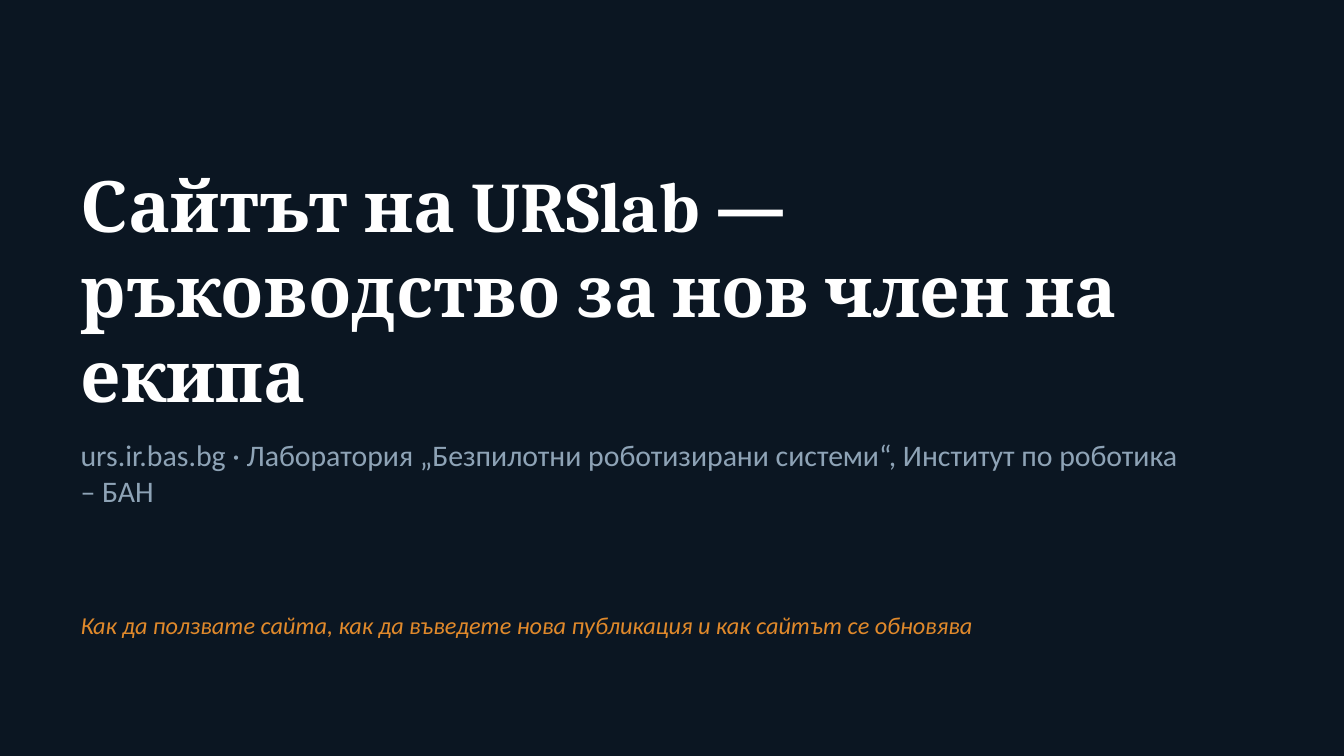
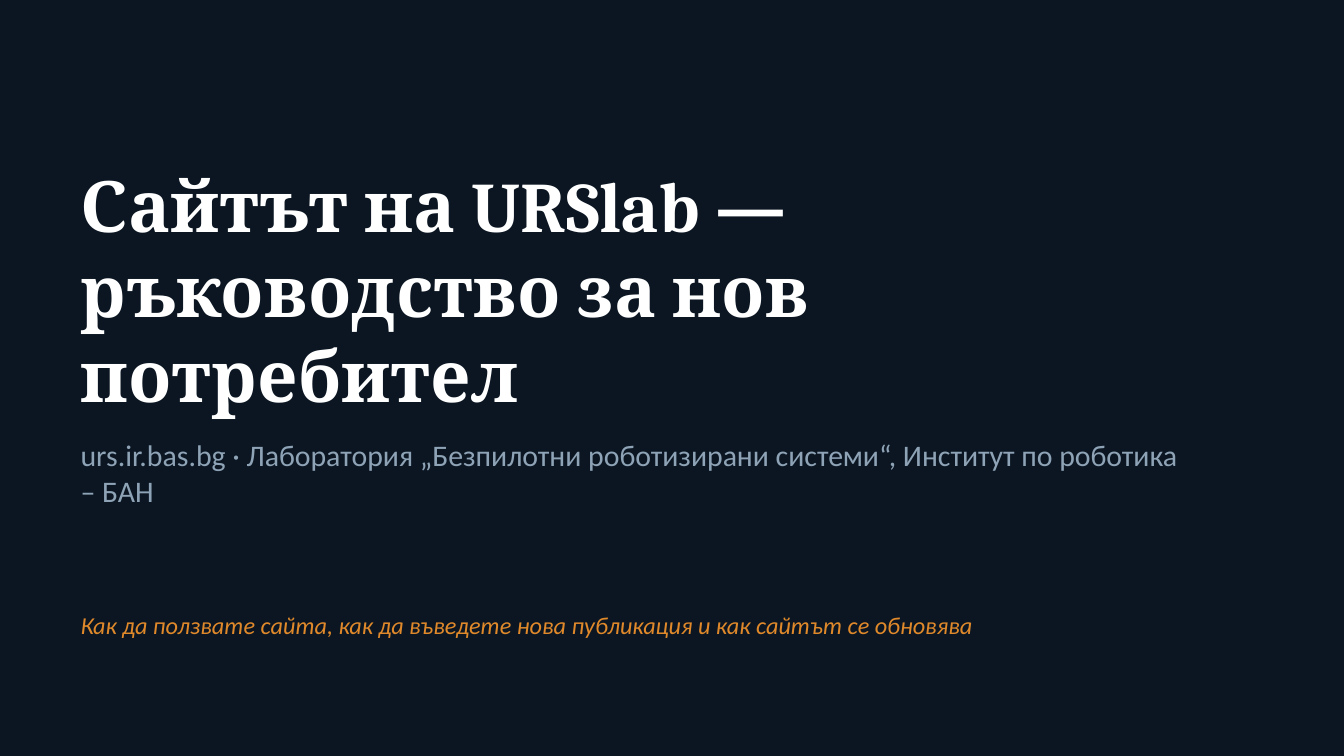
Before and after one commit to urslab-irbas/urslab-site, a slide deck: slide 1 of public/docs/URSlab-rakovodstvo.pptx. Drawn at 1344x756 pixels with LibreOffice and Linux fonts; fonts in the diff are those of the drawing. Boxes give left, top, right and bottom in pixels: in the first picture for what was removed or moved away, otherwise in the second. Text is boxed around its words. In the diff, an @@ line names an element or a change of style, - is before the commit and + after.

```diff
--- a/public/docs/URSlab-rakovodstvo.pptx
+++ b/public/docs/URSlab-rakovodstvo.pptx
@@ title at bbox=[81, 178, 810, 419]: text changed @@
-Сайтът на URSlab — ръководство за нов член на екипа
+Сайтът на URSlab — ръководство за нов потребител
```
Also in this commit, not shown: 16 other slides changed, 1 slide added, 27 other files.
